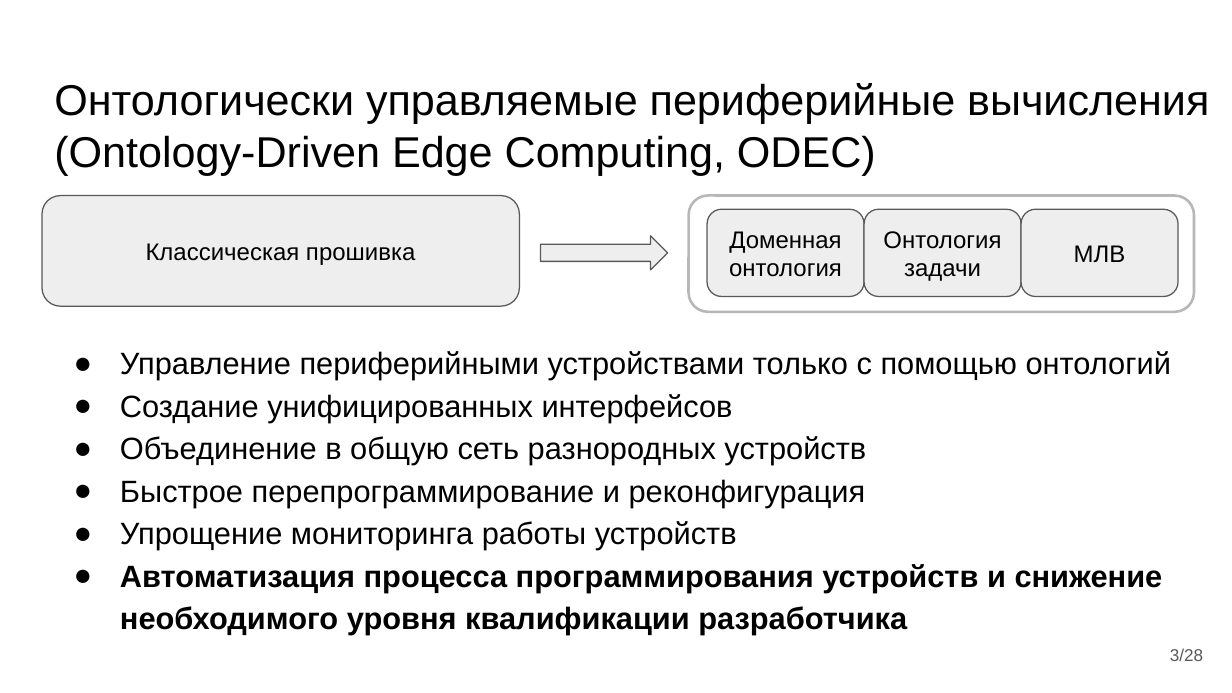
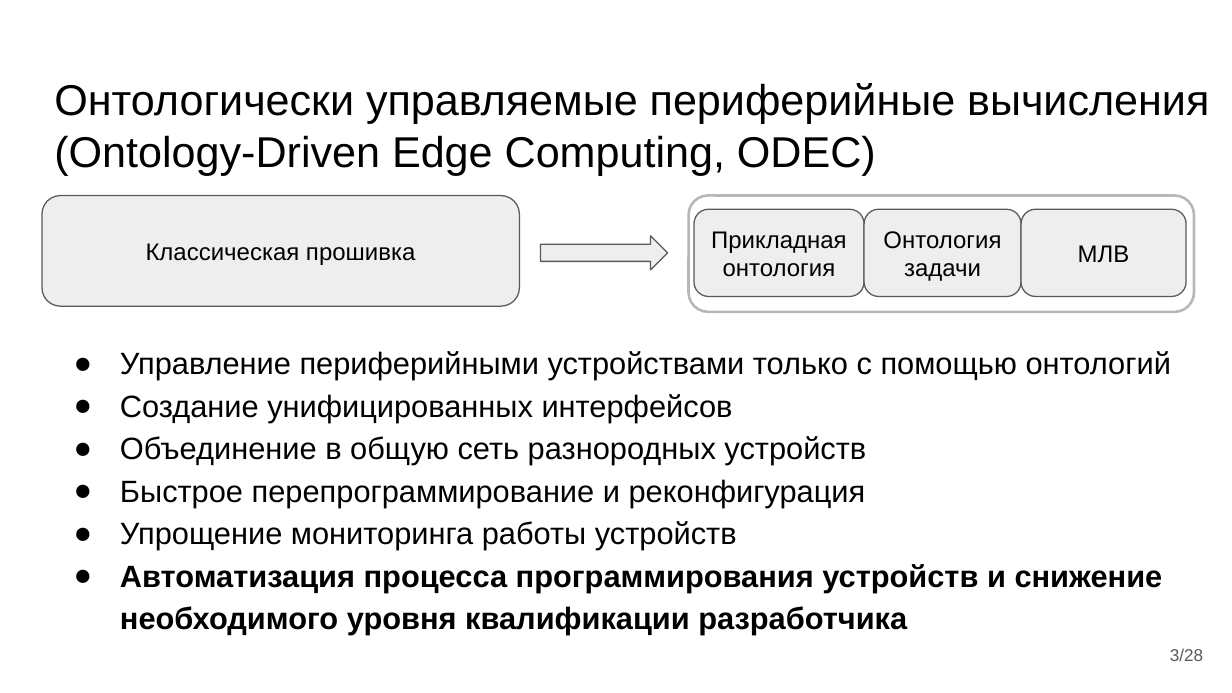
Before and after one commit to almiluk/bachelor_thesis, a slide deck: slide 3 of presentation/ВКР Лукьянов.pptx. Drawn at 1232x693 pixels with LibreOffice and Linux fonts; fonts in the diff are those of the drawing. Boxes give left, top, right and bottom in pixels: in the first picture for what was removed or moved away, otherwise in the second. Text is boxed around its words. In the diff, an @@ line names an element or a change of style, - is before the commit and + after.

```diff
--- a/presentation/ВКР Лукьянов.pptx
+++ b/presentation/ВКР Лукьянов.pptx
@@ rounded rectangle "Прикладная онтология": place and size @@
-rounded rectangle "Прикладная онтология" at (707, 209, 864, 297)
+rounded rectangle "Прикладная онтология" at (694, 209, 864, 297)
@@ rounded rectangle "МЛВ": place and size @@
-rounded rectangle "МЛВ" at (1021, 209, 1178, 297)
+rounded rectangle "МЛВ" at (1021, 209, 1186, 297)
@@ text in rounded rectangle at (711, 231, 847, 277): text changed @@
-Доменная онтология
+Прикладная онтология
```
Also in this commit, not shown: 14 other slides changed, 2 slides added, 1 other file.
